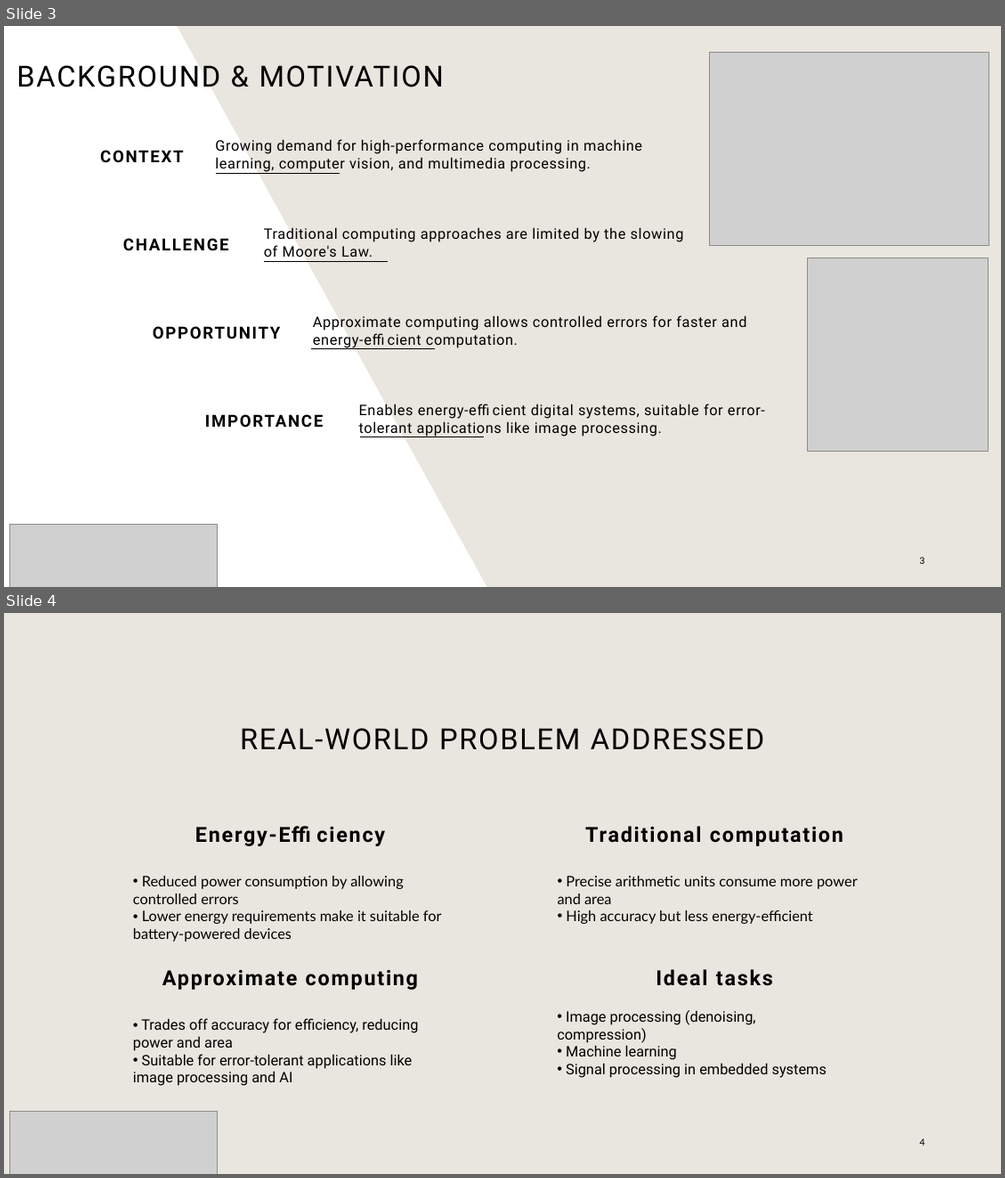
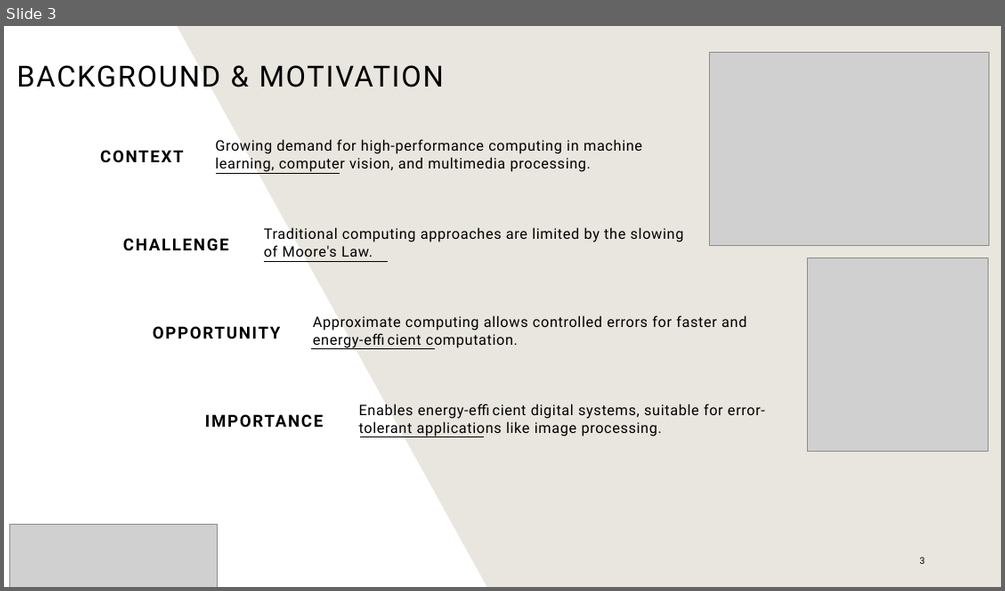
Before and after one commit to AmaanMujawar/EEE381_IIP-Hardware-Accelerator-for-RISCV-Processor, a slide deck: Documents/Symposium/Symposium.pptx. Shown one above the other, each under a label of ours: slides 3 and 4 before the commit, slide 3 after it. The pictures are 1005x1178 and 1005x591 pixels, drawn with LibreOffice and Linux fonts; fonts in the diff are those of the drawing; grey boxes stand for pictures. Boxes give left, top, right and bottom in pixels: in the first picture for what was removed or moved away, otherwise in the second. Text is boxed around its words. In the diff, an @@ line names an element or a change of style, - is before the commit and + after.

```diff
--- a/Documents/Symposium/Symposium.pptx
+++ b/Documents/Symposium/Symposium.pptx
@@ slide 4 removed at box(4, 613, 1001, 1174), background #E9E6DF @@
@@ line removed from (714, 613) to (1001, 805) @@
@@ line removed from (799, 613) to (1001, 834) @@
@@ title removed at box(240, 728, 764, 750) @@
-REAL-WORLD PROBLEM ADDRESSED
@@ text removed at box(195, 826, 359, 1033) @@
-Energy-Efficiency
@@ text removed at box(585, 826, 843, 846) @@
-Traditional computation
@@ text removed at box(133, 876, 442, 941) @@
-• Reduced power consumption by allowing controlled errors
-• Lower energy requirements make it suitable for battery-powered devices
@@ text removed at box(558, 876, 858, 924) @@
-• Precise arithmetic units consume more power and area
-• High accuracy but less energy-efficient
@@ text removed at box(162, 969, 418, 989) @@
-Approximate computing
@@ text removed at box(655, 969, 773, 986) @@
-Ideal tasks
@@ text removed at box(557, 1010, 826, 1078) @@
-• Image processing (denoising, compression)
-• Machine learning
-• Signal processing in embedded systems
@@ text removed at box(133, 1018, 418, 1086) @@
-• Trades off accuracy for efficiency, reducing power and area
-• Suitable for error-tolerant applications like image processing and AI
@@ picture removed at box(9, 1111, 217, 1174) @@
@@ page number removed at box(920, 1138, 925, 1145) @@
-4
```
Also in this commit, not shown: 5 slides changed, 1 slide added, 2 other slides removed.
